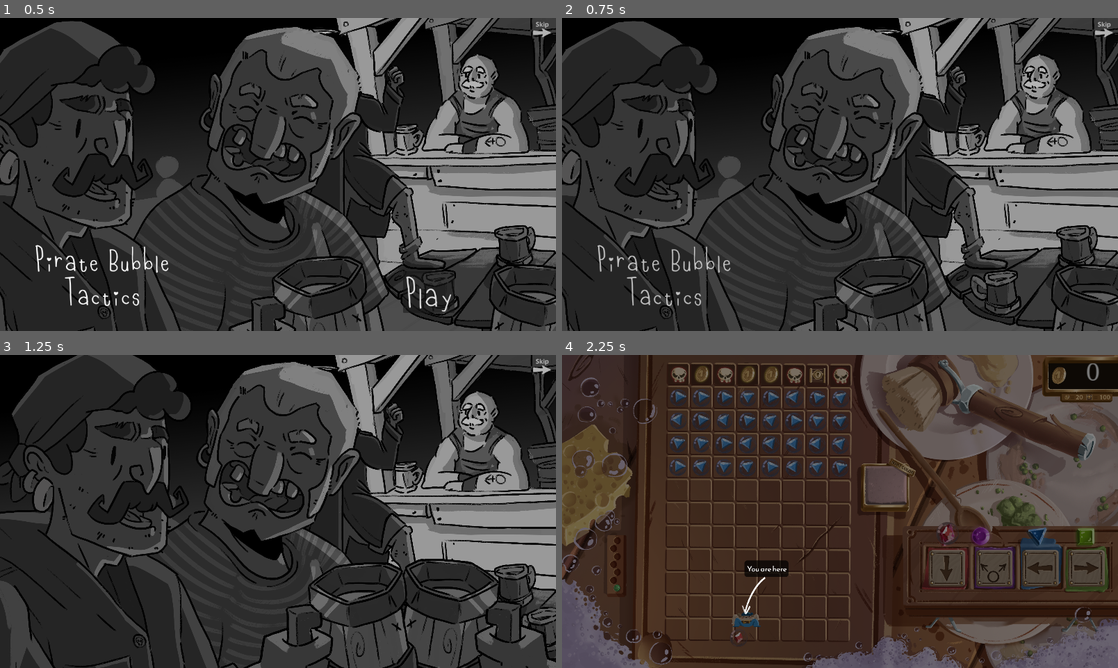
Above: before the commit, frames 1-4 (two rows, left to right).
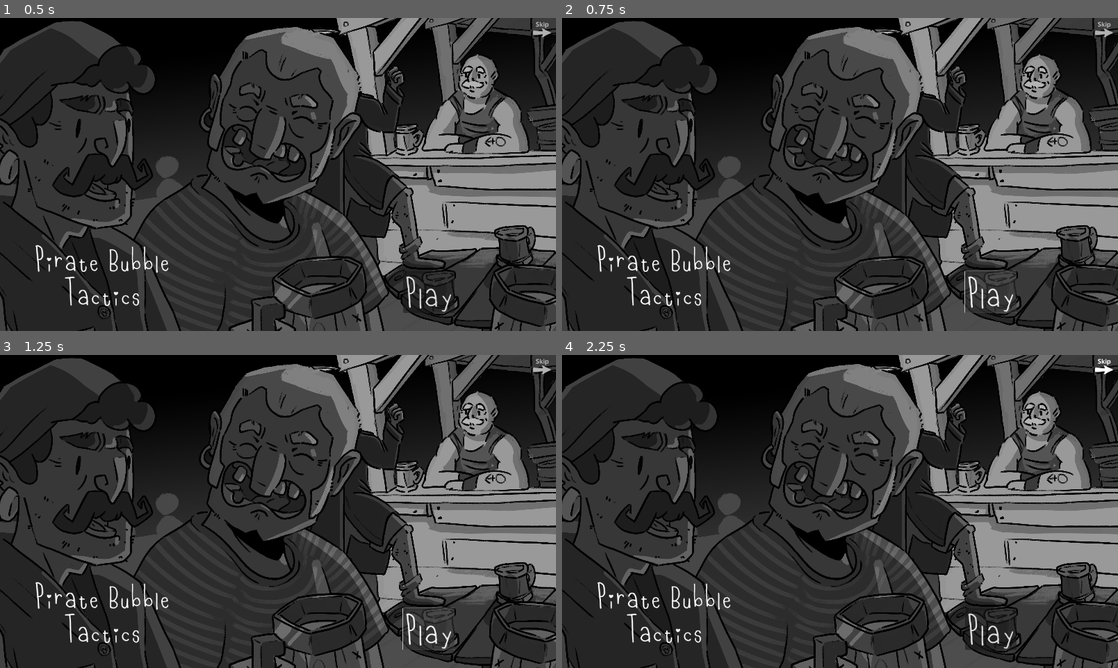
Above: after the commit, the same moments.

Repository: Aeropulu/ggj2025
Game: Godot game, scene res://Scenes/Introduction.tscn
The game is run twice, just before and just after one commit, with the same random seed, the same clock (stepped at 60 frames per second) and the same inputs.
Inputs (mouse positions are in pixels of both pictures, inside the frame that each line leads up to):
- Up to frame 1 (0.5 s): no input
- Up to frame 2 (0.75 s): click "Play" at 0.5 s
- Up to frame 3 (1.25 s): no input
- Up to frame 4 (2.25 s): click (990, 630) at 1.25 s, where only the run after the commit has a clickable "Play"; click (1106, 367) at 2 s

Frame 1 is identical in both runs. In frame 2, 0.9% of the frame differs, in the area x 6-82%, y 72-95%; in frame 3, 31%; in frame 4, 79%, in the area x 0-100%, y 0-100%.
Error after the commit: Parse Error: Expected expression after "and" operator. (res://Scripts/Introduction_Controler.gd:29)

Commit message:
Added sounds

Diff:
--- a/Scripts/Introduction_Controler.gd
+++ b/Scripts/Introduction_Controler.gd
@@ -20,6 +20,10 @@
 
 func Play_Music():
 	AudioManager.Play(load("res://Assets/Audio/GGJ SOGAMES - MDC - PireRates Cinematic.mp3"),AudioManager.Bus.MUSIQUE)
+	AudioManager.Play(load("res://Assets/Audio/SFX/SoundBybrunoboselli__pirate-tavern.wav"), AudioManager.Bus.BRUITAGE, 2.0)
 
 func _Go_To_Game_Scene():
 	get_tree().change_scene_to_file("res://Scenes/Game.tscn")
+
+func _input(event: InputEvent) -> void:
+	if event is InputEventKey and
--- a/Scripts/game.gd
+++ b/Scripts/game.gd
@@ -44,7 +44,8 @@
 
 static func fail_level() -> void:
 	instance.switch_board(instance.levels[instance.current_level])
-
+	AudioManager.Wrong(1.0)
 
 static func win_game() -> void:
 	instance.add_child(instance.victory_screen.instantiate())
+	AudioManager.Pop_Button(1.0)
